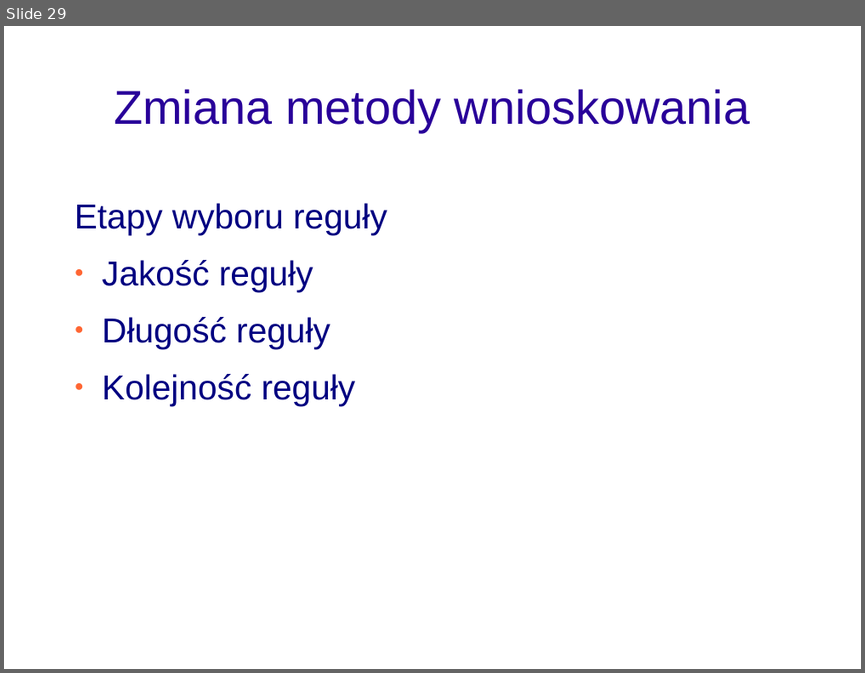
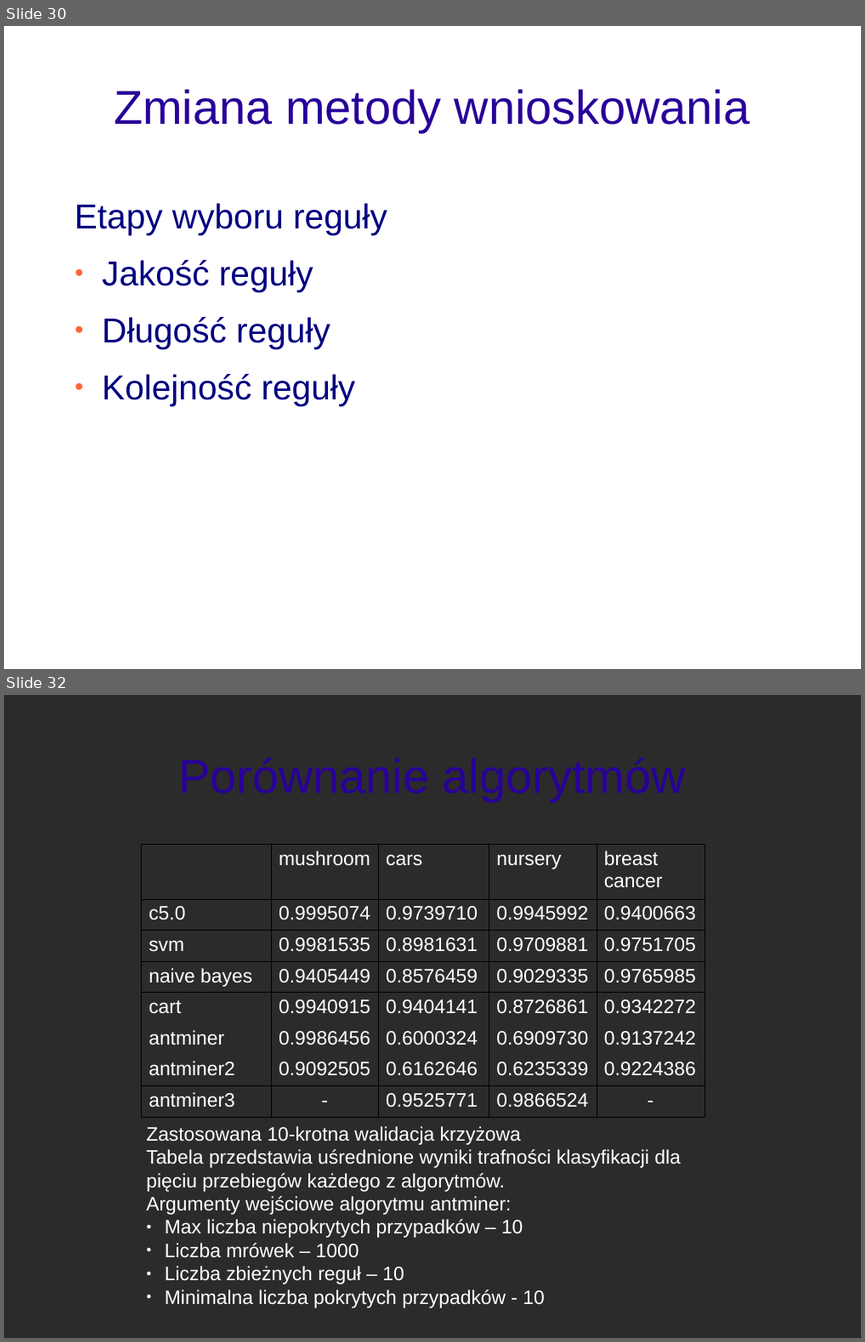
Before and after one commit to adriansidor/antminer, a slide deck: prezentacja_pracy_magisterskiej.odp. Shown one above the other, each under a label of ours: slide 29 before the commit, slides 30 and 32 after it; the slides between them are not shown. The pictures are 865x673 and 865x1342 pixels, drawn with LibreOffice and Linux fonts; fonts in the diff are those of the drawing; background and template pictures are left out; a plain dark background stands for a picture behind light text. Boxes give left, top, right and bottom in pixels: in the first picture for what was removed or moved away, otherwise in the second. Text is boxed around its words. In the diff, an @@ line names an element or a change of style, - is before the commit and + after.

```diff
--- a/prezentacja_pracy_magisterskiej.odp
+++ b/prezentacja_pracy_magisterskiej.odp
@@ slide 32 added at (x1=4, y1=695, x2=861, y2=1338), background picture (left out) @@
@@ title added at (x1=179, y1=758, x2=686, y2=801), 44 pt, text #280099 @@
+Porównanie algorytmów
@@ table added at (x1=141, y1=845, x2=704, y2=1111), 8 rows, 5 columns @@
+ | mushroom | cars | nursery | breast cancer
+c5.0 | 0.9995074 | 0.9739710 | 0.9945992 | 0.9400663
+svm | 0.9981535 | 0.8981631 | 0.9709881 | 0.9751705
+naive bayes | 0.9405449 | 0.8576459 | 0.9029335 | 0.9765985
+cart | 0.9940915 | 0.9404141 | 0.8726861 | 0.9342272
+antminer | 0.9986456 | 0.6000324 | 0.6909730 | 0.9137242
+antminer2 | 0.9092505 | 0.6162646 | 0.6235339 | 0.9224386
+antminer3 | - | 0.9525771 | 0.9866524 | -
@@ text added at (x1=146, y1=1126, x2=680, y2=1308), 18 pt, text #FFFFFF @@
+Zastosowana 10-krotna walidacja krzyżowa
+Tabela przedstawia uśrednione wyniki trafności klasyfikacji dla pięciu przebiegów każdego z algorytmów.
+Argumenty wejściowe algorytmu antminer:
+● Max liczba niepokrytych przypadków – 10
+● Liczba mrówek – 1000
+● Liczba zbieżnych reguł – 10
+● Minimalna liczba pokrytych przypadków - 10
@@ what was slide 29 is now slide 30 @@
```
Also in this commit, not shown: 17 slides changed, 4 other slides added, 7 slides removed, 1 other file.
